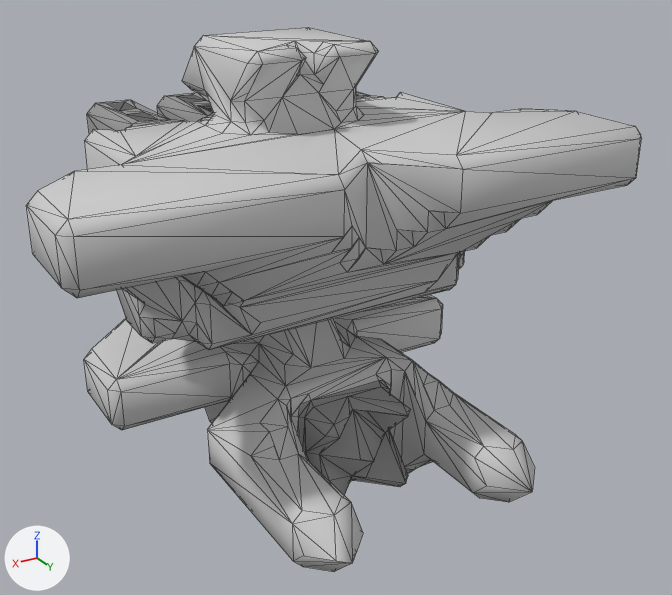
One commit to the OBJ model src/jsMain/resources/meshes/fulkreykk-1-lodovik-class.obj: the scene before it, then after it.
Camera for both pictures: a camera (50 mm lens) standing at (21.9, 39.9, 29.3) and looking at (-1.2, 1.4, 10.0). Every picture has the same lights, and +X, +Y and +Z are marked at lower left. Mesh edges are drawn as thin lines. Where no turn or scale is listed for an object, it has been applied to the vertices.

Objects in the first picture: 'fulkreykk-1-lodovik-class'.
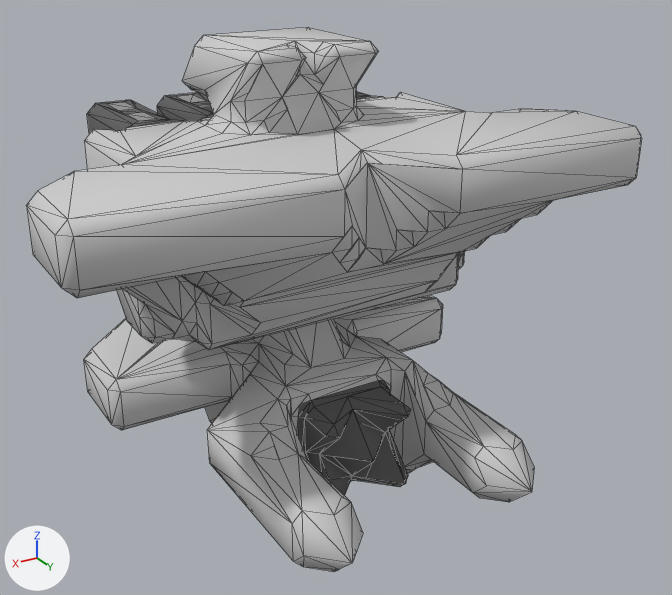
Location of each change, (x1, y1, x2, y2) in pixels of the pictures (672 x 595 px; the box of a moved part takes in the faces that stretch with it):
part 1 of me_fulkreykk_1_lodovik_class, moved or reshaped
    both: (55, 46, 634, 572)
part 2 of me_fulkreykk_1_lodovik_class, surface changed (grey to black)
    both: (87, 92, 410, 495)

The change, as a list of edits to the scene's bpy script:
```text
Change me_fulkreykk_1_lodovik_class:
    used by ob_fulkreykk_1_lodovik_class; location = (0.0, 0.0, 0.0)
    remove me_fulkreykk_1_lodovik_class.from_pydata(...)  # 768 vertices, 1440 faces; spans x -14.5..14.5, y -13.0..13.0, z 0.0..23.0
    add me_fulkreykk_1_lodovik_class.from_pydata(...)  # 770 vertices, 1441 faces; spans x -14.5..14.5, y -13.0..13.0, z 0.0..23.0
    me_fulkreykk_1_lodovik_class part 1
    4 vertices are removed from x -8.5..5.5, y -4.5..12.5, z 3.5..15.5
    226 faces are deleted
    1 vertex moves from x -0.5, y 5.5, z 5.5 to x -2.0, y 6.5, z 5.0
    6 vertices are added at (1.0, 7.0, 18.5), (5.0, 4.5, 11.0), (1.0, 0.5, 20.0), (5.0, 12.0, 2.5), (0.0, 5.5, 5.0), (1.5, 5.5, 3.5)
    227 new faces join them
    me_fulkreykk_1_lodovik_class part 2: 295 kept faces spanning x -7.7..7.8, y -11.0..7.0, z 0.7..19.0 get new texture (UV) coordinates
```
